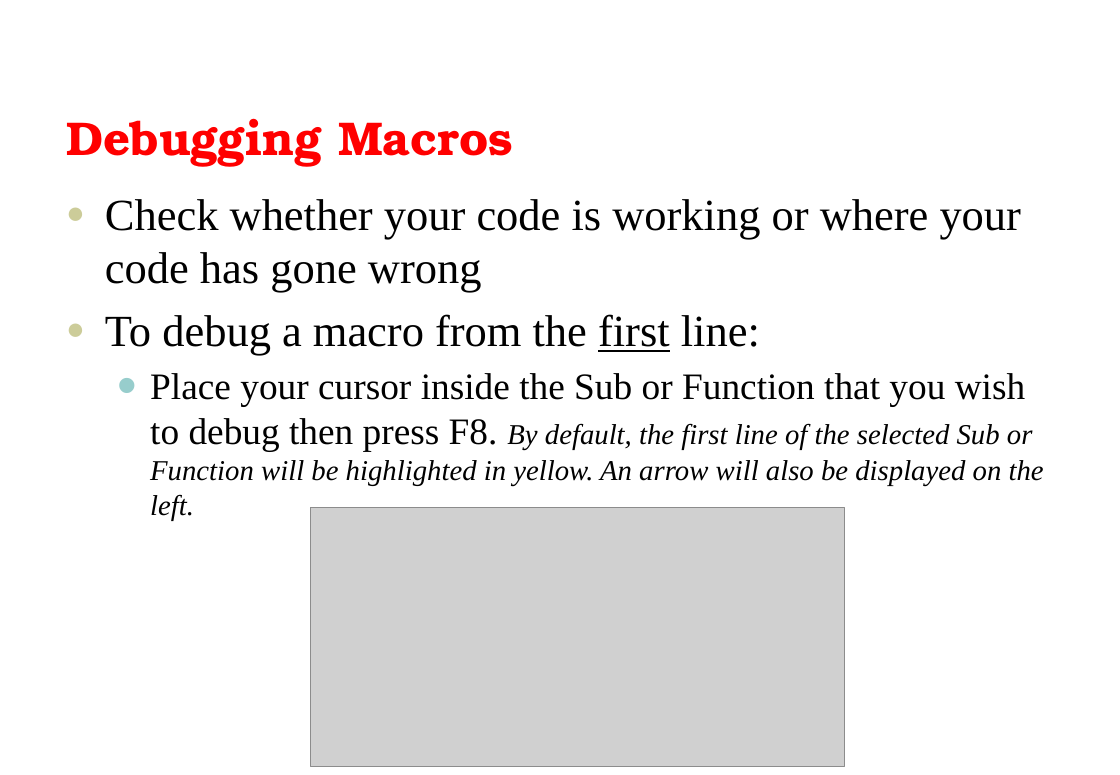
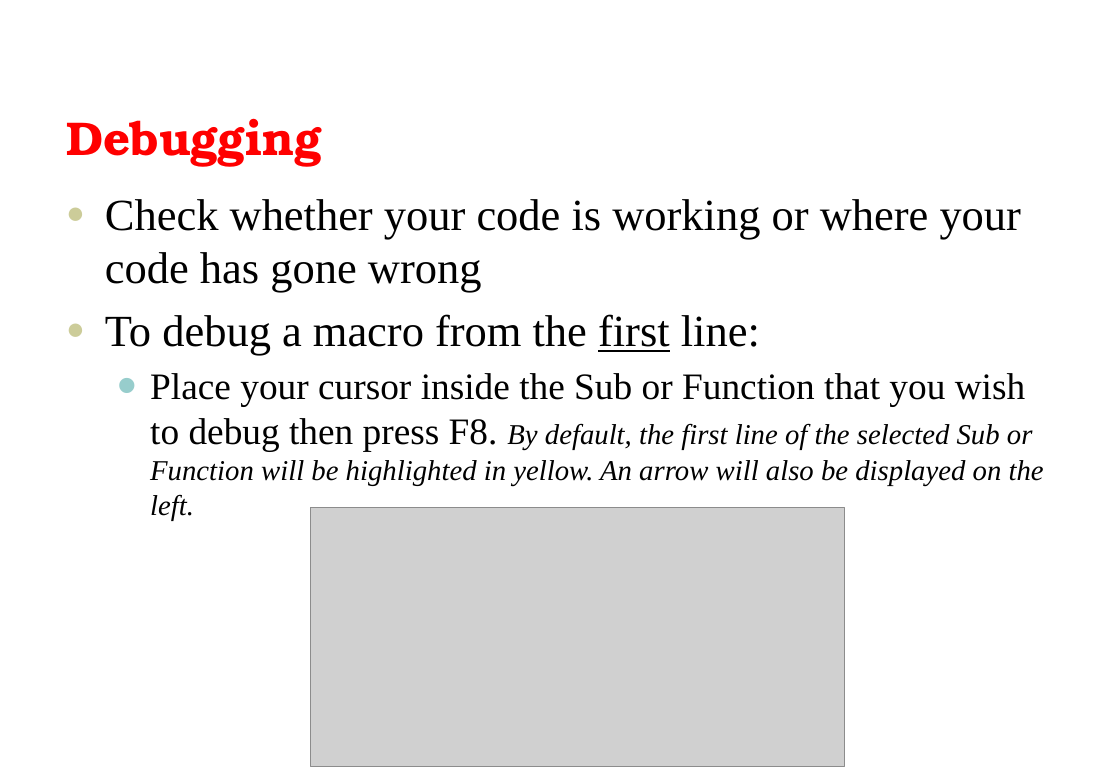
Before and after one commit to uhasan1/Quantitative-Finance, a slide deck: slide 34 of AO VBA Training Slides v3.pptx (slide 31 before the commit). Drawn at 1120x775 pixels with LibreOffice and Linux fonts; fonts in the diff are those of the drawing; grey boxes stand for pictures; background and template pictures are left out. Boxes give left, top, right and bottom in pixels: in the first picture for what was removed or moved away, otherwise in the second. Text is boxed around its words. In the diff, an @@ line names an element or a change of style, - is before the commit and + after.

```diff
--- a/AO VBA Training Slides v3.pptx
+++ b/AO VBA Training Slides v3.pptx
@@ title at box(66, 118, 322, 167): text changed @@
-Debugging Macros
+Debugging
```
Also in this commit, not shown: 18 other slides changed, 6 slides added.
